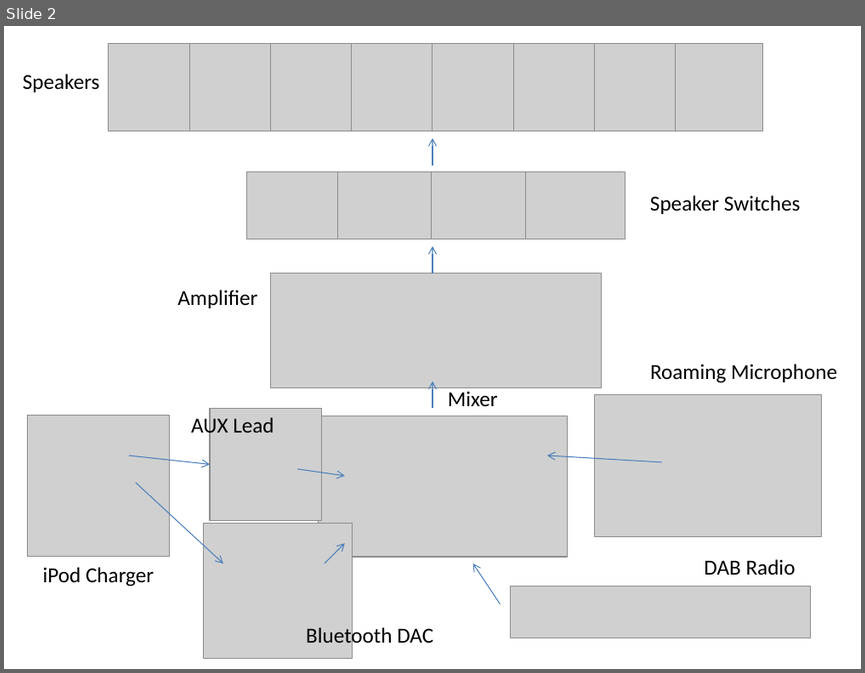
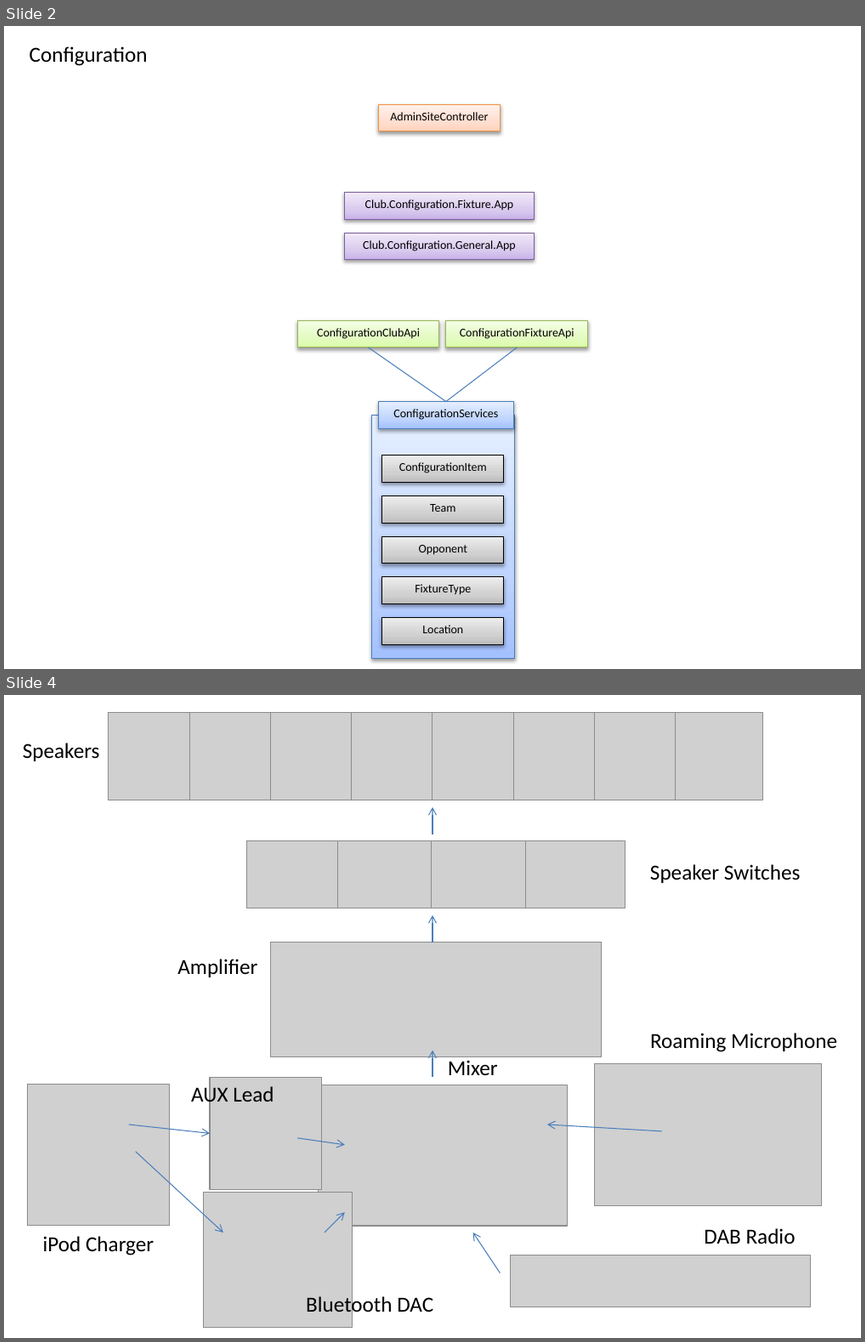
Before and after one commit to ivNetAdmin/bw-cc.co.uk.v1.8.1.2, a slide deck: Documentation/Architecture.pptx. Shown one above the other, each under a label of ours: slide 2 before the commit, slides 2 and 4 after it; the slides between them are not shown. The pictures are 865x673 and 865x1342 pixels, drawn with LibreOffice and Linux fonts; fonts in the diff are those of the drawing; grey boxes stand for pictures. Boxes give left, top, right and bottom in pixels: in the first picture for what was removed or moved away, otherwise in the second. Text is boxed around its words. In the diff, an @@ line names an element or a change of style, - is before the commit and + after.

Commit message:
Fixture management

```diff
--- a/Documentation/Architecture.pptx
+++ b/Documentation/Architecture.pptx
@@ slide 2 added at (4,26,861,669), background #FFFFFF @@
@@ text added at (30,46,148,66), 18 pt, text #000000 @@
+Configuration
@@ rectangle added at (378,105,500,131), fill gradient #FFD2BD to #FFDED0 to #FFF2ED, outline #F69240 0.75 pt, 10 pt, text #000000 @@
+AdminSiteController
@@ rectangle added at (345,193,534,219), fill gradient #C9B5E8 to #D8CBEE to #F0EAF9, outline #7D60A0 0.75 pt, 10 pt, text #000000 @@
+Club.Configuration.Fixture.App
@@ rectangle added at (345,233,534,259), fill gradient #C9B5E8 to #D8CBEE to #F0EAF9, outline #7D60A0 0.75 pt, 10 pt, text #000000 @@
+Club.Configuration.General.App
@@ rectangle added at (298,321,439,347), fill gradient #DAFDA7 to #E4FCC2 to #F5FFE7, outline #98B955 0.75 pt, 10 pt, text #000000 @@
+ConfigurationClubApi
@@ rectangle added at (446,321,587,347), fill gradient #DAFDA7 to #E4FCC2 to #F5FFE7, outline #98B955 0.75 pt, 10 pt, text #000000 @@
+ConfigurationFixtureApi
@@ line added from (368, 347) to (446, 402), #4B7EBC 0.75 pt @@
@@ line added from (517, 347) to (446, 402), #4B7EBC 0.75 pt @@
@@ rectangle added at (378,402,513,428), fill gradient #A4C4FF to #BFD4FF to #E6EEFF, outline #4B7EBC 0.75 pt, 10 pt, text #000000 @@
+ConfigurationServices
@@ rectangle added at (371,415,514,658), fill gradient #A4C4FF to #BFD4FF to #E6EEFF, outline #4B7EBC 0.75 pt @@
@@ rectangle added at (382,455,504,482), fill gradient #BDBDBD to #D1D1D1 to #EEEEEE, outline #000000 0.75 pt, 10 pt, text #000000 @@
+ConfigurationItem
@@ rectangle added at (382,495,504,522), fill gradient #BDBDBD to #D1D1D1 to #EEEEEE, outline #000000 0.75 pt, 10 pt, text #000000 @@
+Team
@@ rectangle added at (382,536,504,562), fill gradient #BDBDBD to #D1D1D1 to #EEEEEE, outline #000000 0.75 pt, 10 pt, text #000000 @@
+Opponent
@@ rectangle added at (382,577,504,603), fill gradient #BDBDBD to #D1D1D1 to #EEEEEE, outline #000000 0.75 pt, 10 pt, text #000000 @@
+FixtureType
@@ rectangle added at (382,618,504,644), fill gradient #BDBDBD to #D1D1D1 to #EEEEEE, outline #000000 0.75 pt, 10 pt, text #000000 @@
+Location
@@ what was slide 2 is now slide 4 @@
```
Also in this commit, not shown: 1 slide changed, 1 other slide added, 29 other files.
